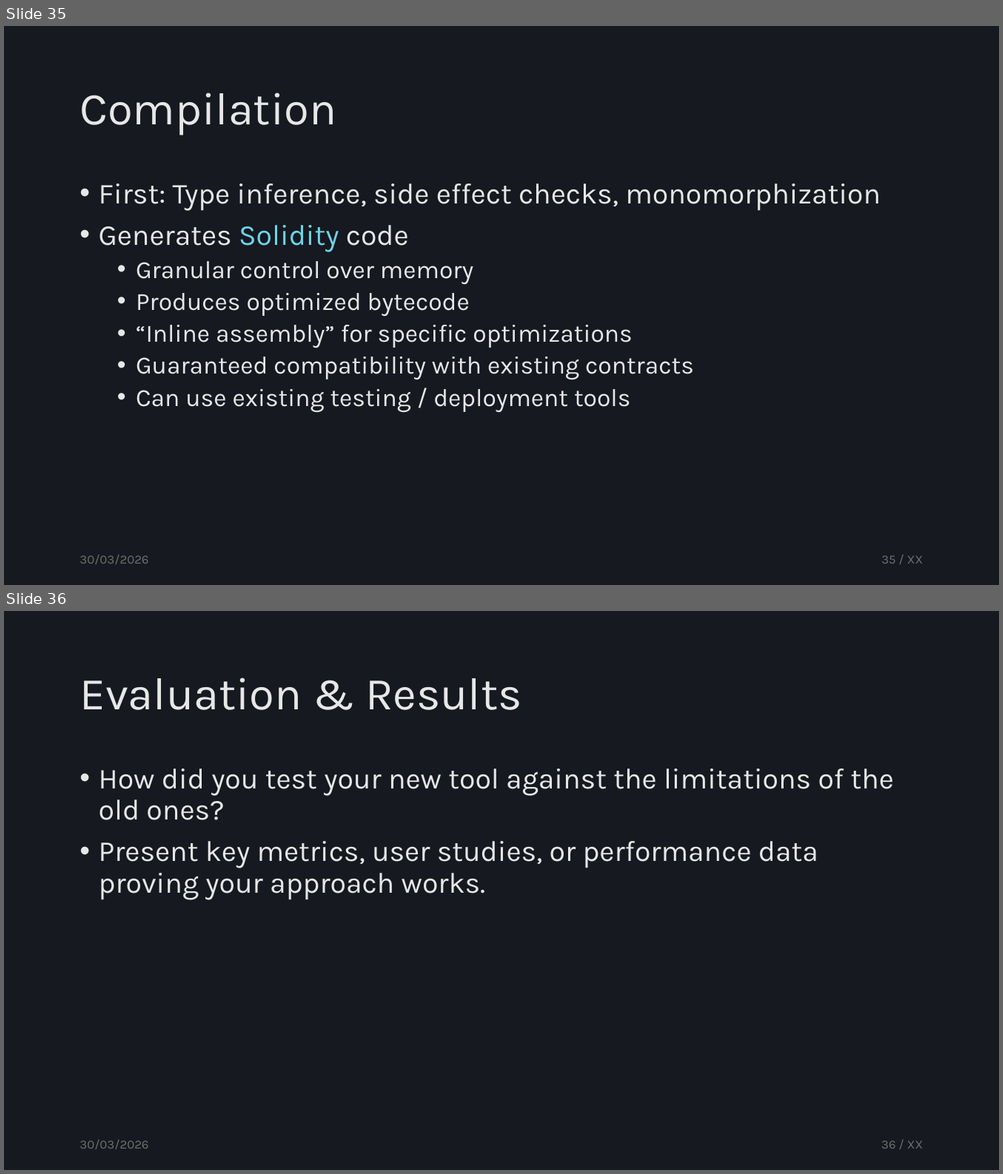
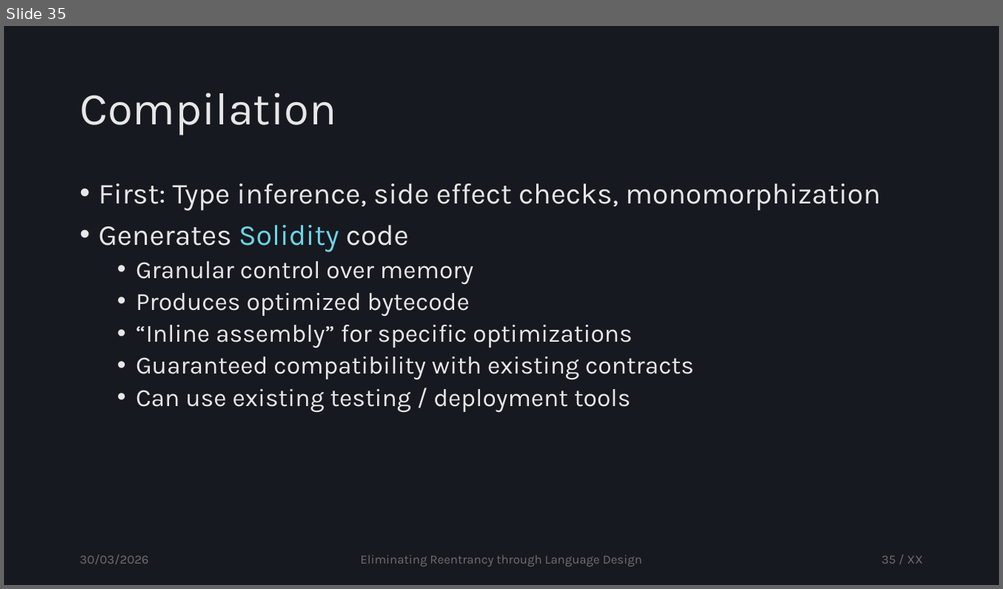
Before and after one commit to tzann/thesis, a slide deck: doc/presentation/Thesis.pptx. Shown one above the other, each under a label of ours: slides 35 and 36 before the commit, slide 35 after it. The pictures are 1003x1174 and 1003x589 pixels, drawn with LibreOffice and Linux fonts; fonts in the diff are those of the drawing. Boxes give left, top, right and bottom in pixels: in the first picture for what was removed or moved away, otherwise in the second. Text is boxed around its words. In the diff, an @@ line names an element or a change of style, - is before the commit and + after.

Commit message:
update slides, only intro missing and a few results

```diff
--- a/doc/presentation/Thesis.pptx
+++ b/doc/presentation/Thesis.pptx
@@ slide 36 removed at box(4, 611, 999, 1170), background #16191F @@
@@ title removed at box(79, 678, 522, 710) @@
-Evaluation & Results
@@ text removed at box(99, 769, 893, 900) @@
-• How did you test your new tool against the limitations of the old ones?
-• Present key metrics, user studies, or performance data proving your approach works.
@@ text removed at box(79, 1140, 148, 1150) @@
-30/03/2026
@@ page number removed at box(881, 1141, 923, 1149) @@
-36 / XX
@@ slide 35 changed as well @@
@@ text added at box(360, 555, 642, 567), 12 pt, text #707070 @@
+Eliminating Reentrancy through Language Design
```
Also in this commit, not shown: 47 other slides changed, 5 slides added, 3 other slides removed.
